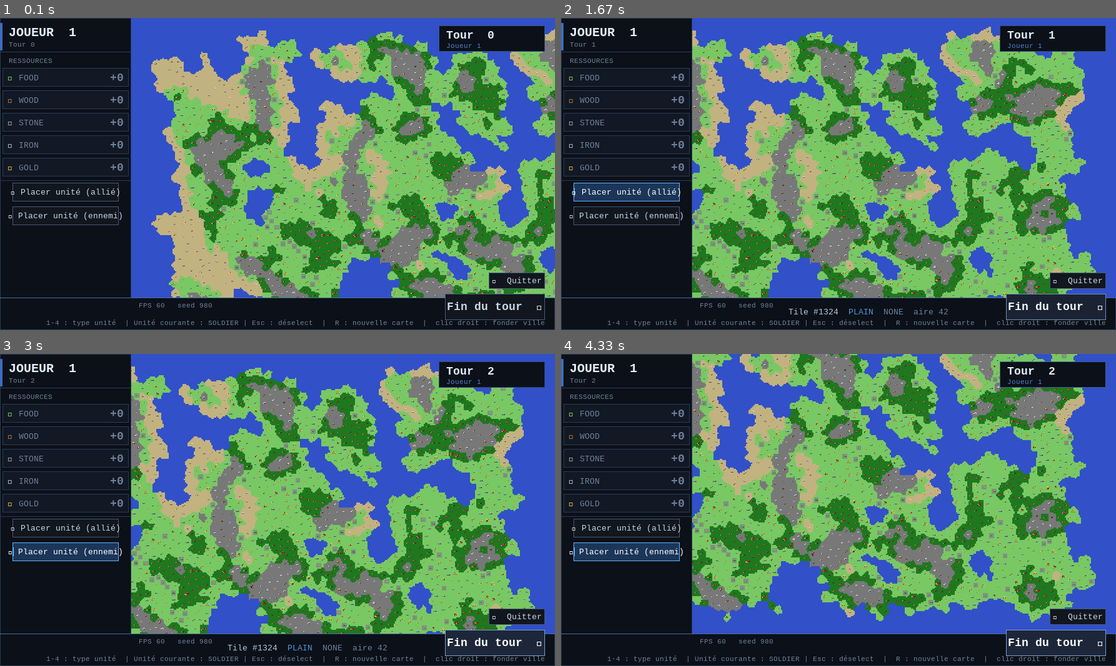
Above: before the commit, frames 1-4 (two rows, left to right).
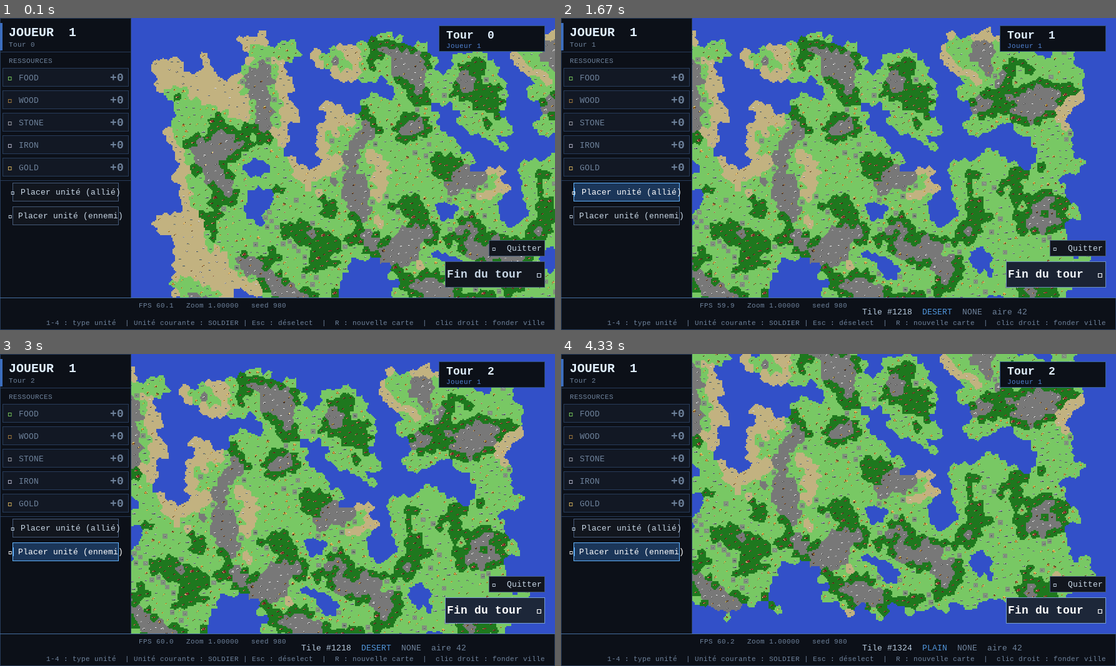
Above: after the commit, the same moments.

Repository: capdevillex/proj_info
Game: pygame game, started from run_project.py
Same seed, same stepped clock (60 frames per second), same inputs: the game is played once before the commit and once after it.
Inputs:
- Up to frame 1 (0.1 s): no input
- Up to frame 2 (1.67 s): hold D 0.33-0.8 s; click "▸ Placer unité (allié)" at 0.88 s; click "NONE" at 1.22 s; click "Fin du tour ▶" at 1.55 s
- Up to frame 3 (3 s): click "▸ Placer unité (allié)" at 1.88 s; click "▸ Placer unité (ennemi)" at 2.22 s; click "Fin du tour ▶" at 2.55 s
- Up to frame 4 (4.33 s): hold S 3.33-3.63 s

The runs differ from the first frame. In frame 1, 2.3% of the frame differs, in the area x 29-99%, y 71-97%; in frame 2, 3.6%; in frame 3, 4.0%; in frame 4, 3.8%.

Commit message:
refactor(ui): enhance UIManager to integrate camera and improve rendering updates
Co-authored-by: Copilot <copilot@github.com>

Diff:
--- a/core/game_state.py
+++ b/core/game_state.py
@@ -7,7 +7,7 @@
 
 class GameState:
     def __init__(self, width, height, seed, tile_area, log):
-        self.map = Map(width, height, seed, tile_area, log)
+        self.map = Map(width, height, seed, avg_cells_per_tile=tile_area, log=log)
         self.units: List[Unit] = []
         self.cities: List[City] = []
 
--- a/ui/main.py
+++ b/ui/main.py
@@ -40,7 +40,7 @@
     game_engine = GameEngine(gs)
     camera = Camera()
     renderer = RenderPipeline(font, gc.BIOME_COLORS)
-    ui_manager = UIManager(game_engine, button_font)
+    ui_manager = UIManager(game_engine, button_font, camera)
     unit_selector = UnitSelector()
 
     # Type d'unité à placer par défaut
@@ -199,9 +199,12 @@
         camera.update(dt, gs.map, tile_size, window_w, window_h)
         hovered_tile = get_hovered_tile(gs.map, camera, tile_size)
         ui_manager.update_positions(window_w, window_h)
-        # Invalider la sidebar si la fenêtre a été redimensionnée
+        # Invalider le rendu si la fenêtre a été redimensionnée
         if (window_w, window_h) != getattr(ui_manager, "_last_window_size", None):
+            renderer.map_dirty = True
+            renderer.border_dirty = True
             ui_manager.mark_dirty()
+            renderer.clear_cache()
             ui_manager._last_window_size = (window_w, window_h)
 
         mouse_pos = pygame.mouse.get_pos()
--- a/ui/ui_manager.py
+++ b/ui/ui_manager.py
@@ -17,6 +17,7 @@
 from ui.button import Button
 from config import GameConfig as gc
 from core.game_engine import GameEngine
+from ui.camera import Camera
 
 
 #  Palette UI
@@ -74,12 +75,13 @@
     Permet de gérer facilement plusieurs boutons sans dupliquer du code.
     """
 
-    def __init__(self, game_engine: GameEngine, font):
+    def __init__(self, game_engine: GameEngine, font, camera: Camera):
         """Crée tous les boutons UI"""
         self.game_engine = game_engine
         self.font = font
         self.screen_width = gc.SCREEN_WIDTH
         self.screen_height = gc.SCREEN_HEIGHT
+        self.camera = camera
 
         self.resource_images = {}
 
@@ -189,13 +191,17 @@
         # Fin du tour, bas droite
         self.next_turn_button.set_position(
             sw - self.next_turn_button.rect.width - 16,
-            sh - self.next_turn_button.rect.height - 16,
+            sh - self.next_turn_button.rect.height - 16 - gc.STATUS_H,
         )
 
         # Quitter, bas droite, au-dessus
         self.quit_button.set_position(
             sw - self.quit_button.rect.width - 16,
-            sh - self.next_turn_button.rect.height - self.quit_button.rect.height - 24,
+            sh
+            - self.next_turn_button.rect.height
+            - self.quit_button.rect.height
+            - 24
+            - gc.STATUS_H,
         )
 
     def _sidebar_action_y(self, index):
@@ -357,7 +363,12 @@
         text_y = y_offset + 6
 
         # FPS
-        fps_s = self._fnt_tiny.render(f"FPS {self.fps_value:.0f}", True, C_TEXT_DIM)
+        fps_s = self._fnt_tiny.render(f"FPS {self.fps_value:.1f}", True, C_TEXT_DIM)
+        screen.blit(fps_s, (x_cur, text_y))
+        x_cur += fps_s.get_width() + 20
+
+        # Zoom
+        fps_s = self._fnt_tiny.render(f"Zoom {self.camera.zoom:.5f}", True, C_TEXT_DIM)
         screen.blit(fps_s, (x_cur, text_y))
         x_cur += fps_s.get_width() + 20
 
